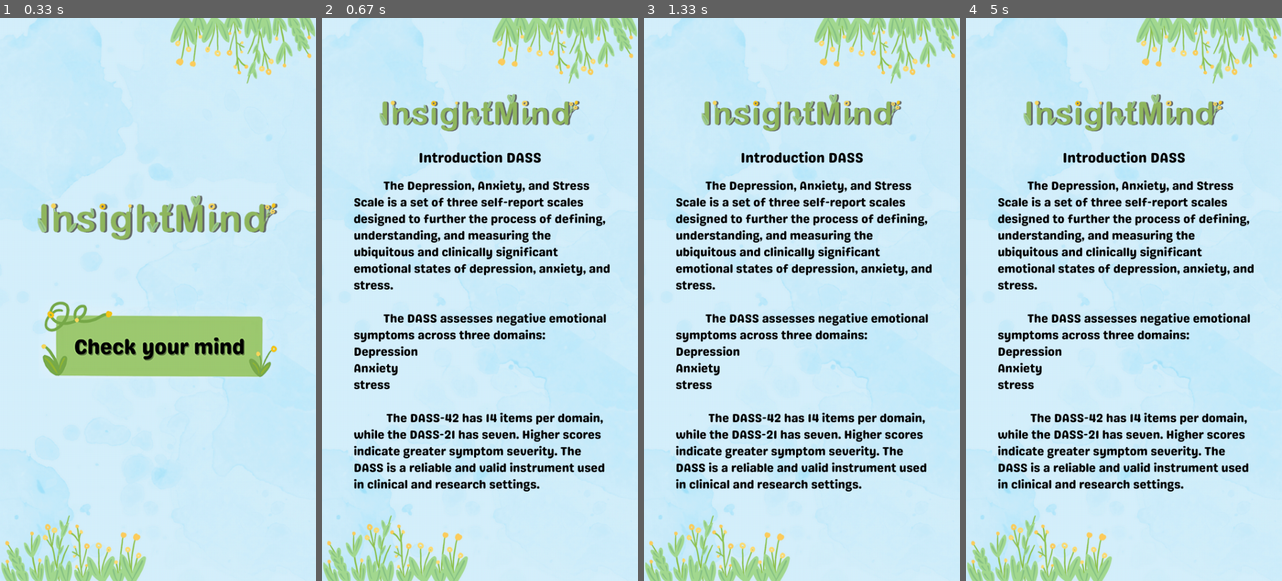
Above: before the commit, frames 1-4 (left to right).
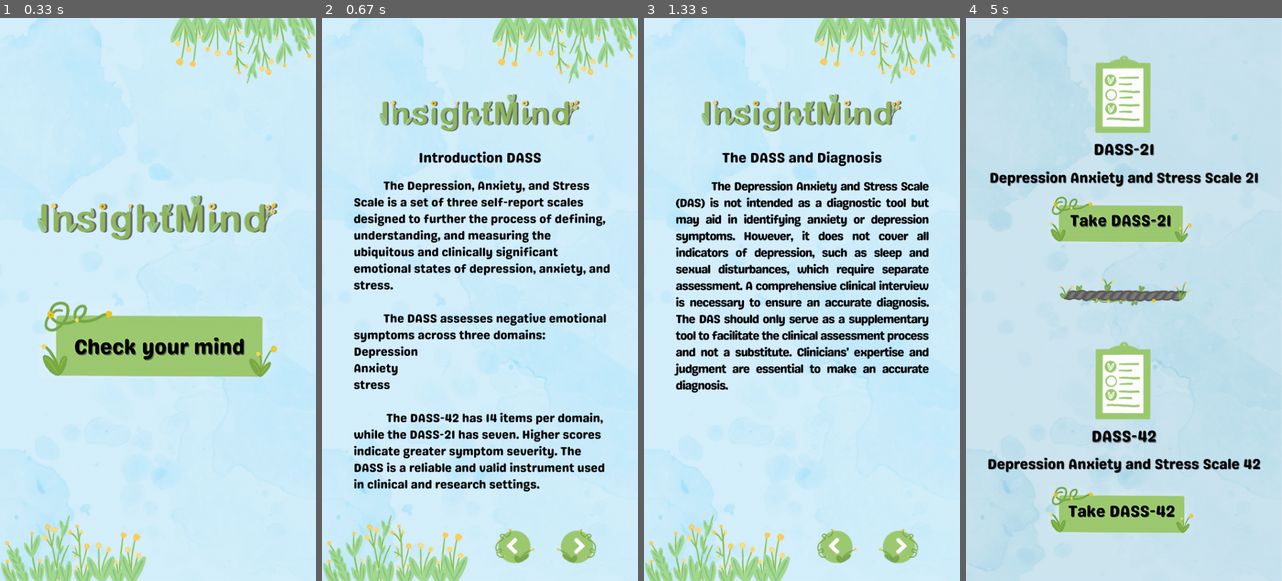
Above: after the commit, the same moments.

Repository: FhaShare/InsightMind
Game: pygame game, started from pygame/InsightMind.py
The game is run twice, just before and just after one commit, with the same random seed, the same clock (stepped at 60 frames per second) and the same inputs.
Inputs (mouse positions are in pixels of both pictures, inside the frame that each line leads up to):
- Up to frame 1 (0.33 s): no input
- Up to frame 2 (0.67 s): click (480, 299) at 0.38 s
- Up to frame 3 (1.33 s): click (899, 547) at 0.72 s
- Up to frame 4 (5 s): click (1158, 547) at 2.05 s; click (1221, 547) at 3.55 s; click (1221, 547) at 4.88 s

Frame 1 is identical in both runs. In frame 2, 1.0% of the frame differs, in the area x 54-87%, y 90-97%; in frame 3, 16%; in frame 4, 27%, in the area x 0-100%, y 0-100%.

Commit message:
Add code of back and next buttons

Diff:
--- a/pygame/InsightMind.py
+++ b/pygame/InsightMind.py
@@ -63,13 +63,13 @@
                 current_page = 1  # Move to the second page
 
         # DassMenu page logic
-        elif current_page == 3:
-            if dass21_button.draw(screen):
-                print("dass21_button clicked")
-                # current_question = dass21List[0]
-            if dass42_button.draw(screen):
-                print("dass42_button clicked")
-                # current_question = dass42List[0]
+        elif current_page in [1, 2]:
+            if back_intro_button.draw(screen):
+                print("Button clicked")  # Debug print
+                current_page -= 1  # Move back to the previous pages
+            if next_intro_button.draw(screen):
+                print("Button clicked")  # Debug print
+                current_page += 1  # Move back to the previous pages
 
         # DassMenu page logic
         elif current_page == 3:
